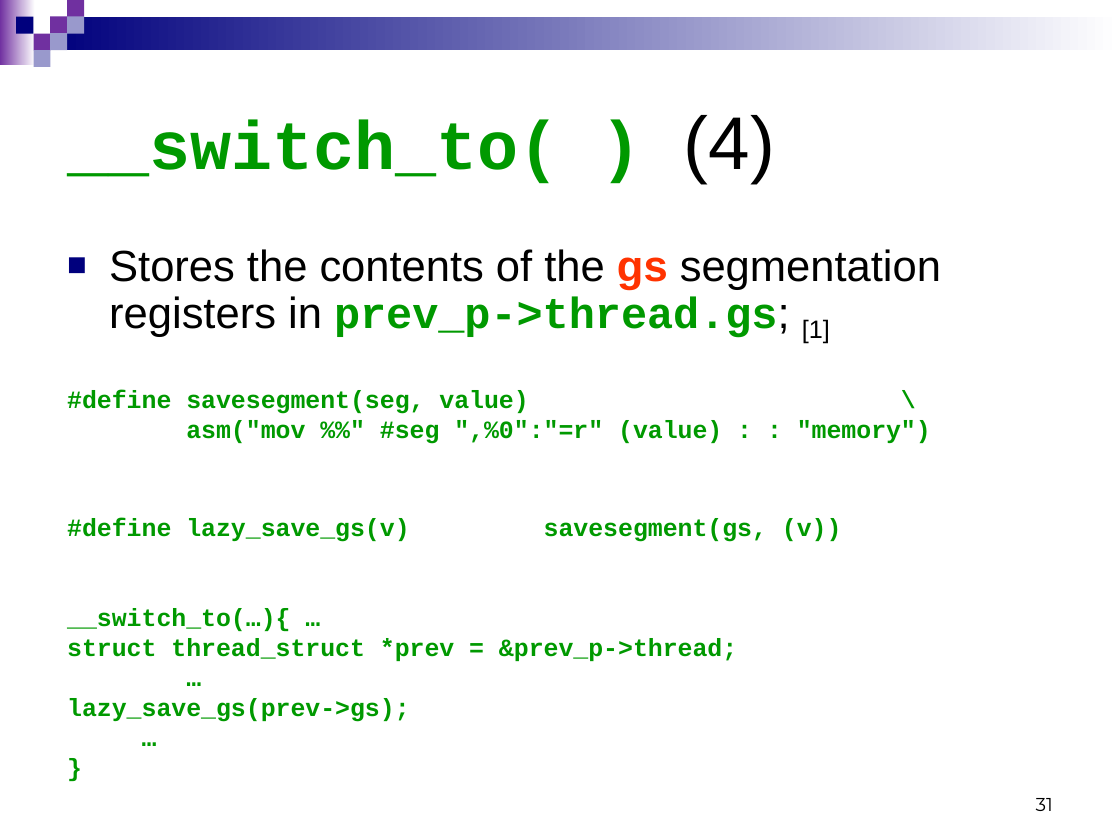
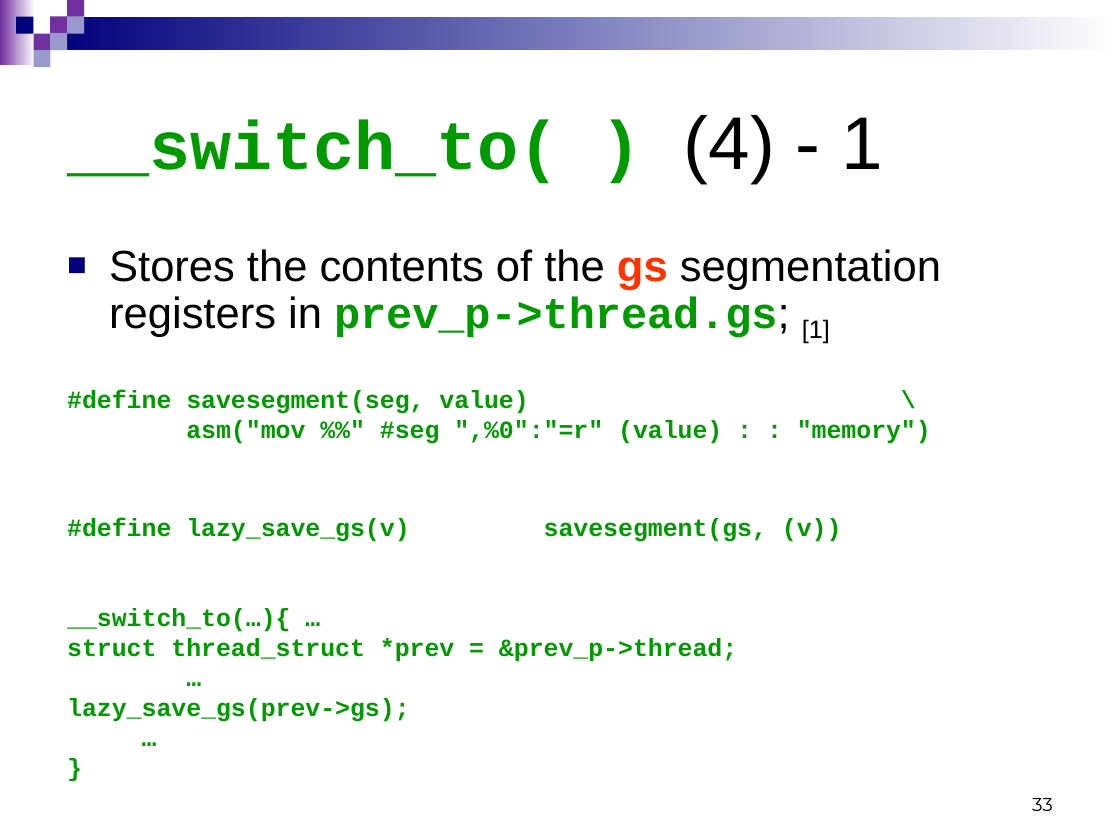
Before and after one commit to Cuda-Chen/Linux-Operating-System, a slide deck: slide 33 of linuxLecture_3_9-9.ppt (slide 31 before the commit). Drawn at 1120x840 pixels with LibreOffice and Linux fonts; fonts in the diff are those of the drawing. Boxes give left, top, right and bottom in pixels: in the first picture for what was removed or moved away, otherwise in the second. Text is boxed around its words. In the diff, an @@ line names an element or a change of style, - is before the commit and + after.

```diff
--- a/linuxLecture_3_9-9.ppt
+++ b/linuxLecture_3_9-9.ppt
@@ title at [67,115,883,184]: text changed @@
-__switch_to( ) (4)
+__switch_to( ) (4) - 1
@@ page number at [1032,798,1053,811]: text changed @@
-31
+33
```
Also in this commit, not shown: 3 other slides changed, 6 slides added, 3 other files.
